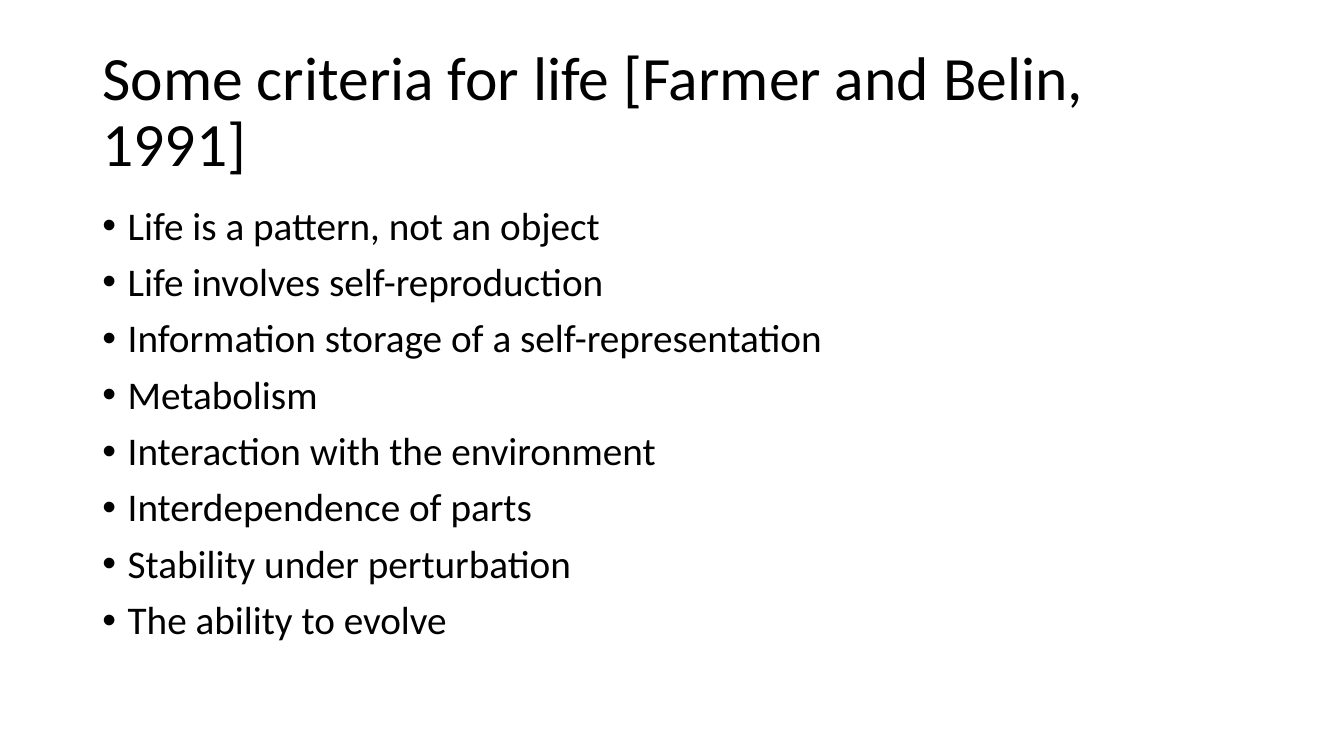
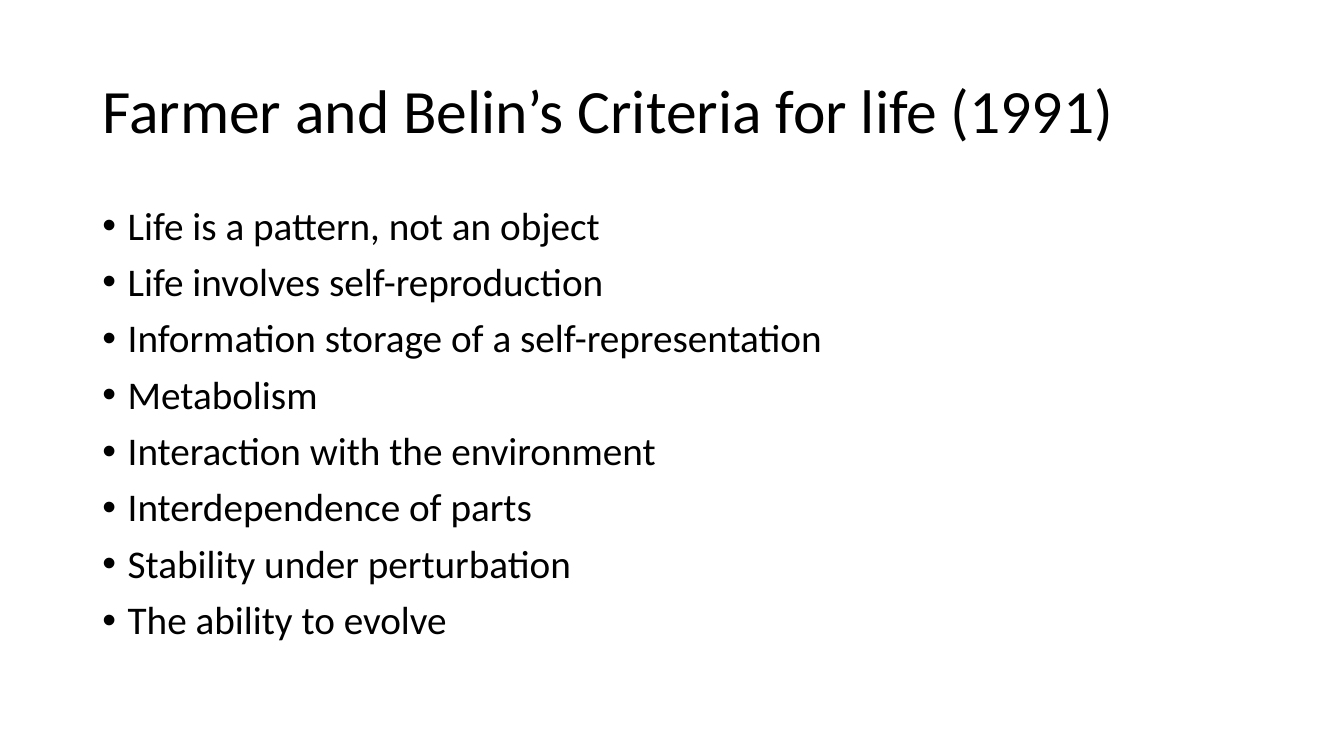
Before and after one commit to BenChurch/Fall2016, a slide deck: slide 11 of CISC879/ChapterPresentation/LectureSlidesCh8.pptx (slide 9 before the commit). Drawn at 1344x756 pixels with LibreOffice and Linux fonts; fonts in the diff are those of the drawing. Boxes give left, top, right and bottom in pixels: in the first picture for what was removed or moved away, otherwise in the second. Text is boxed around its words. In the diff, an @@ line names an element or a change of style, - is before the commit and + after.

```diff
--- a/CISC879/ChapterPresentation/LectureSlidesCh8.pptx
+++ b/CISC879/ChapterPresentation/LectureSlidesCh8.pptx
@@ title at (x1=102, y1=88, x2=1113, y2=142): text changed @@
-Some criteria for life [Farmer and Belin, 1991]
+Farmer and Belin’s Criteria for life (1991)
```
Also in this commit, not shown: 5 other slides changed, 4 slides added, 5 other files.
